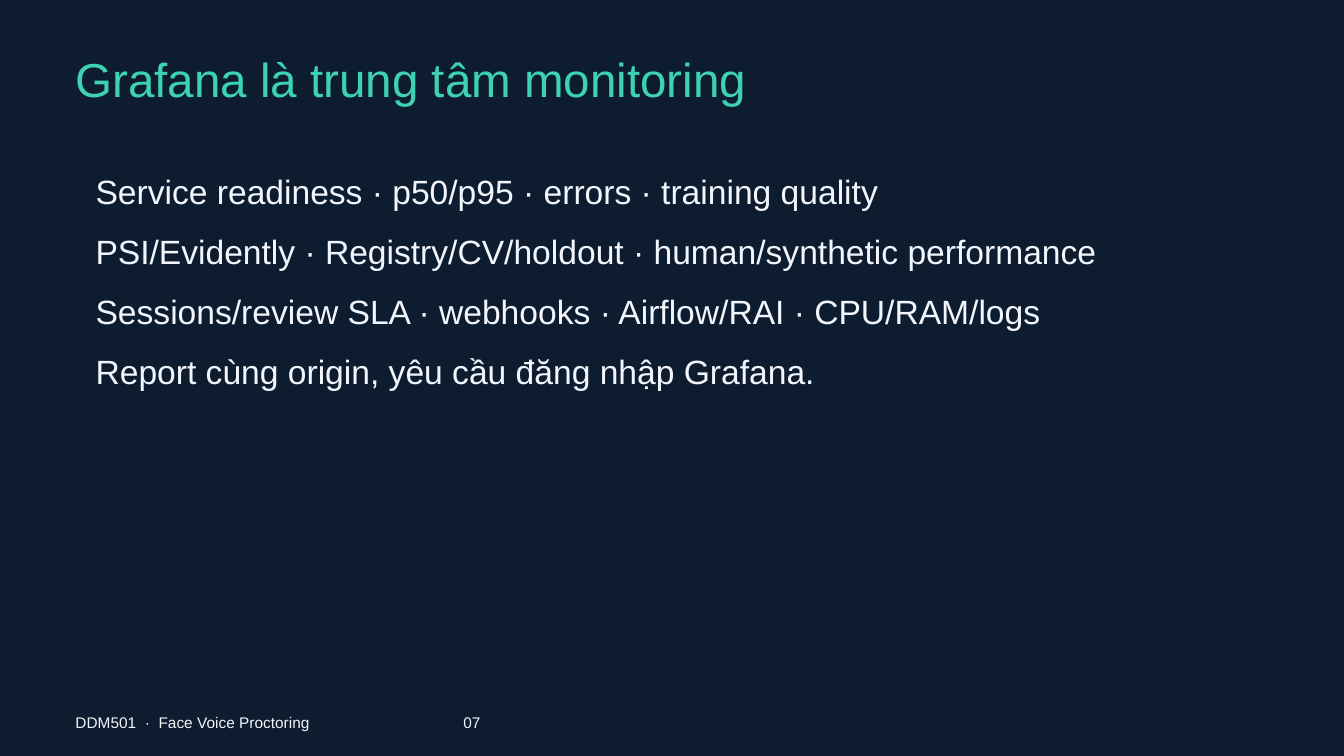
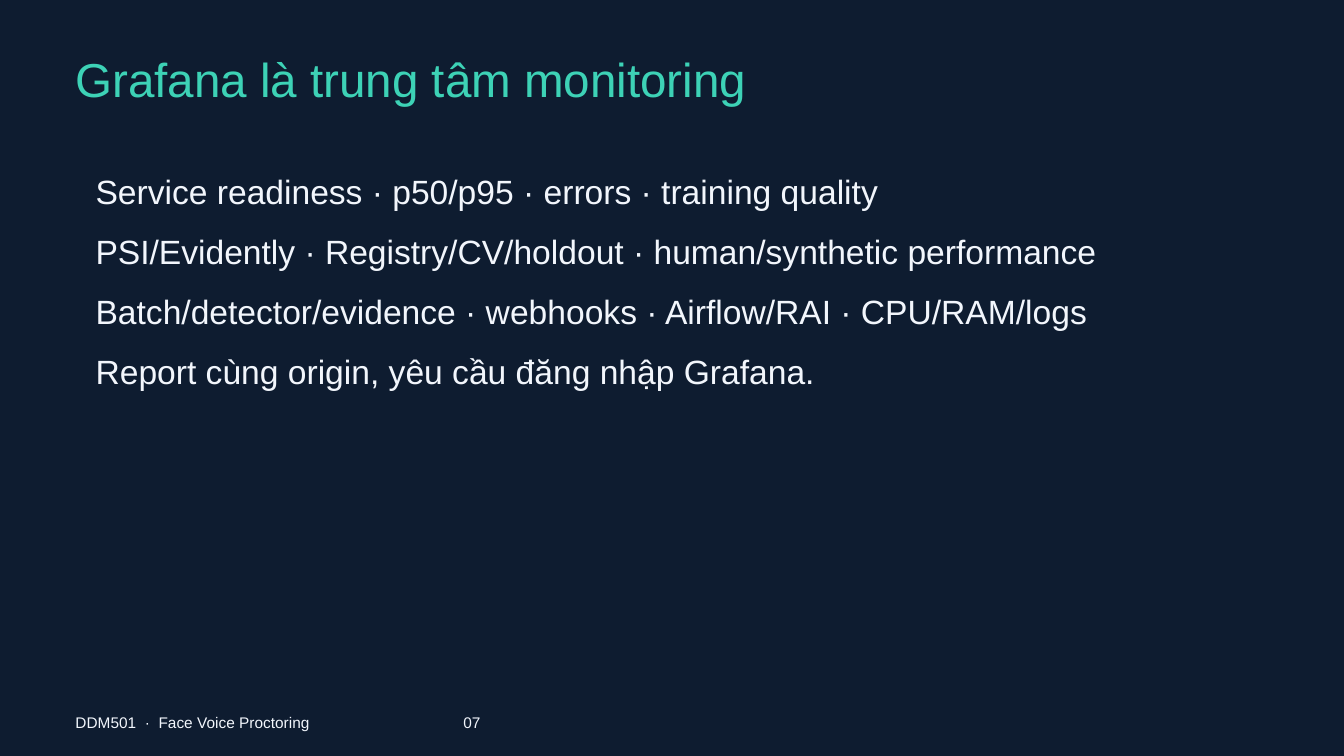
Before and after one commit to FSB-MSA36HN/DDM501-face-voice-proctoring, a slide deck: slide 7 of docs/DDM501_Face_Voice_Proctoring.pptx. Drawn at 1344x756 pixels with LibreOffice and Linux fonts; fonts in the diff are those of the drawing. Boxes give left, top, right and bottom in pixels: in the first picture for what was removed or moved away, otherwise in the second. Text is boxed around its words. In the diff, an @@ line names an element or a change of style, - is before the commit and + after.

Commit message:
Verify customer callbacks, separate capture limits from outages and record maintenance evidence

```diff
--- a/docs/DDM501_Face_Voice_Proctoring.pptx
+++ b/docs/DDM501_Face_Voice_Proctoring.pptx
@@ text at bbox=[96, 299, 1087, 331]: text changed @@
-Sessions/review SLA · webhooks · Airflow/RAI · CPU/RAM/logs
+Batch/detector/evidence · webhooks · Airflow/RAI · CPU/RAM/logs
```
Also in this commit, not shown: 1 other slide changed, 14 other files.
